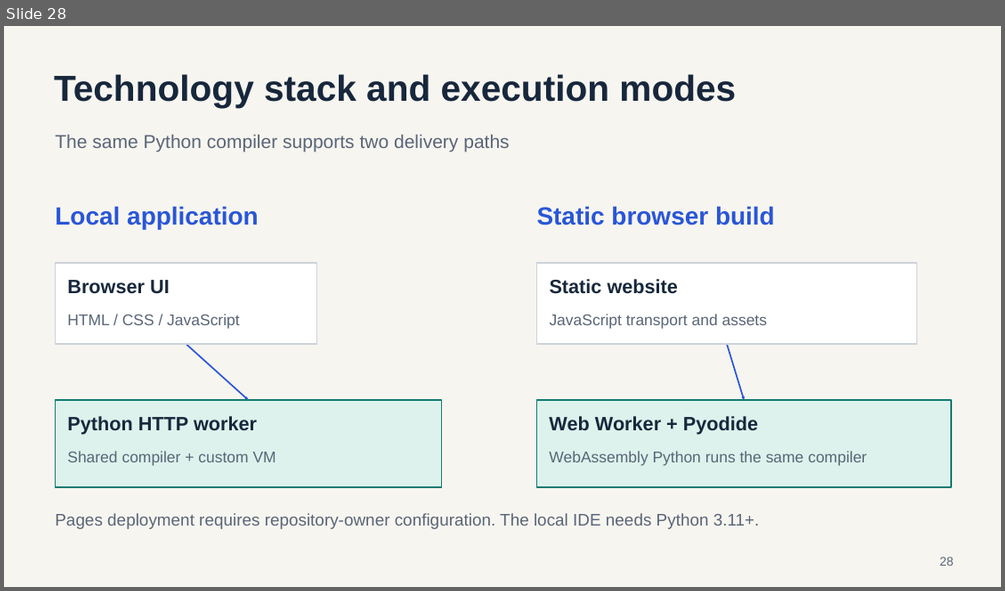
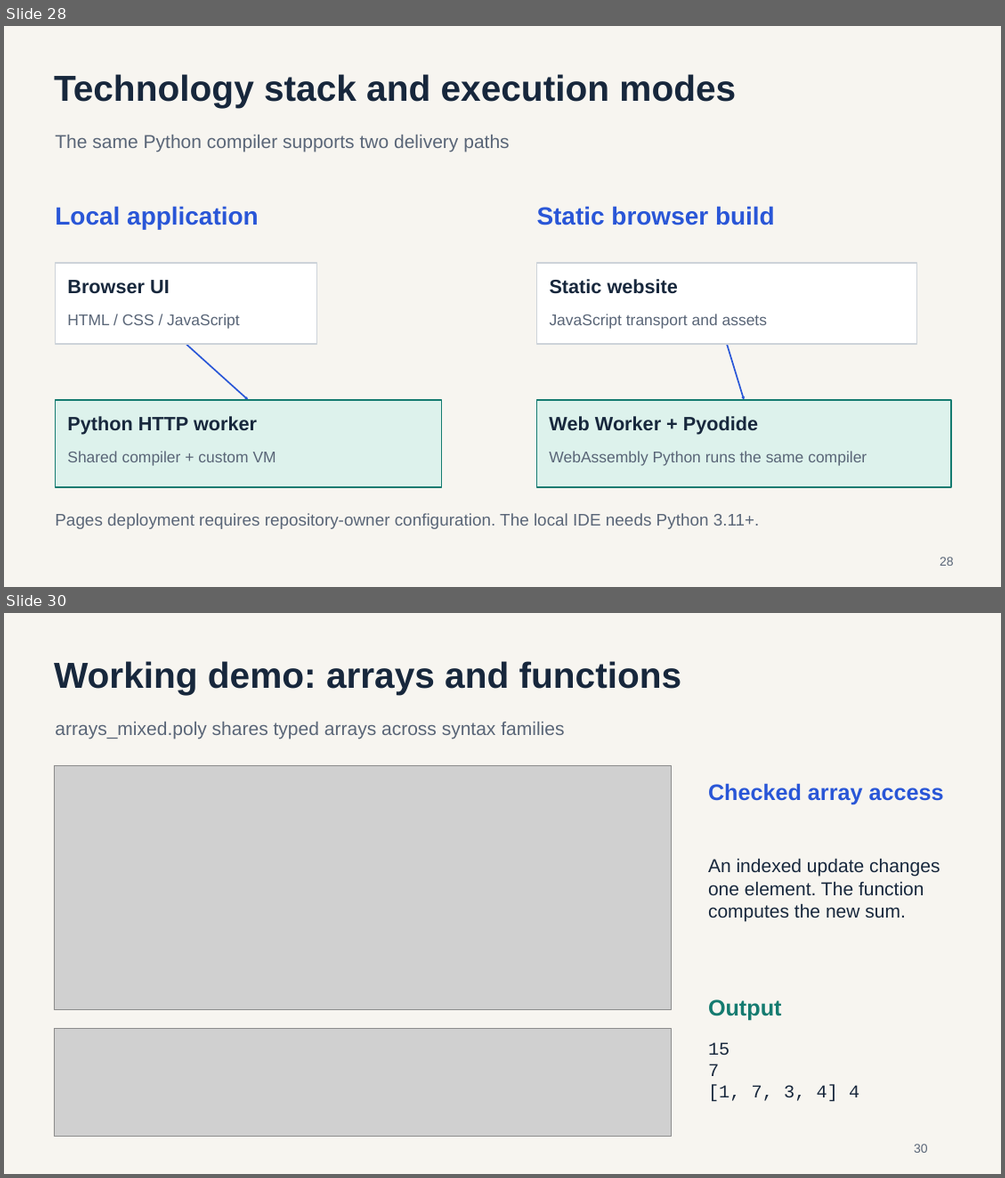
Before and after one commit to hst257/PolyGlot, a slide deck: presentation/output/PolyGlot_Compiler_Design_Redesigned.pptx. Shown one above the other, each under a label of ours: slide 28 before the commit, slides 28 and 30 after it; the slides between them are not shown. The pictures are 1005x591 and 1005x1178 pixels, drawn with LibreOffice and Linux fonts; fonts in the diff are those of the drawing; grey boxes stand for pictures. Boxes give left, top, right and bottom in pixels: in the first picture for what was removed or moved away, otherwise in the second. Text is boxed around its words. In the diff, an @@ line names an element or a change of style, - is before the commit and + after.

Commit message:
docs: shorten presentation and add working compiler screenshots

```diff
--- a/presentation/output/PolyGlot_Compiler_Design_Redesigned.pptx
+++ b/presentation/output/PolyGlot_Compiler_Design_Redesigned.pptx
@@ slide 30 added at (4,613,1001,1174), background #F7F5F0 @@
@@ text added at (54,661,682,695), 43.5 pt, text #17273C, bold @@
+Working demo: arrays and functions
@@ text added at (55,722,564,738), 22.5 pt, text #596577 @@
+arrays_mixed.poly shares typed arrays across syntax families
@@ picture added at (54,765,670,1009) @@
@@ text added at (708,783,944,805), 27 pt, text #2956D7, bold @@
+Checked array access
@@ text added at (708,858,939,921), 22.5 pt, text #17273C @@
+An indexed update changes
+one element. The function
+computes the new sum.
@@ text added at (708,999,782,1020), 27 pt, text #147B70, bold @@
+Output
@@ picture added at (54,1028,670,1136) @@
@@ text added at (708,1042,859,1102), 21.8 pt, text #17273C @@
+15
+7
+[1, 7, 3, 4] 4
@@ text added at (914,1143,928,1152), 15 pt, text #596577 @@
+30
```
Also in this commit, not shown: 2 other slides added, 8 slides removed, 1 other file.
